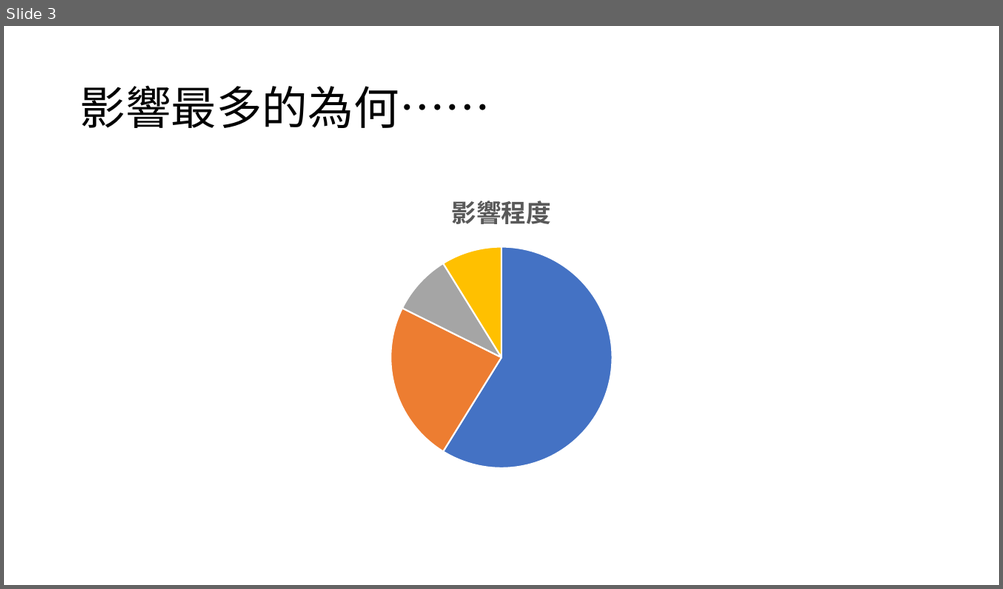
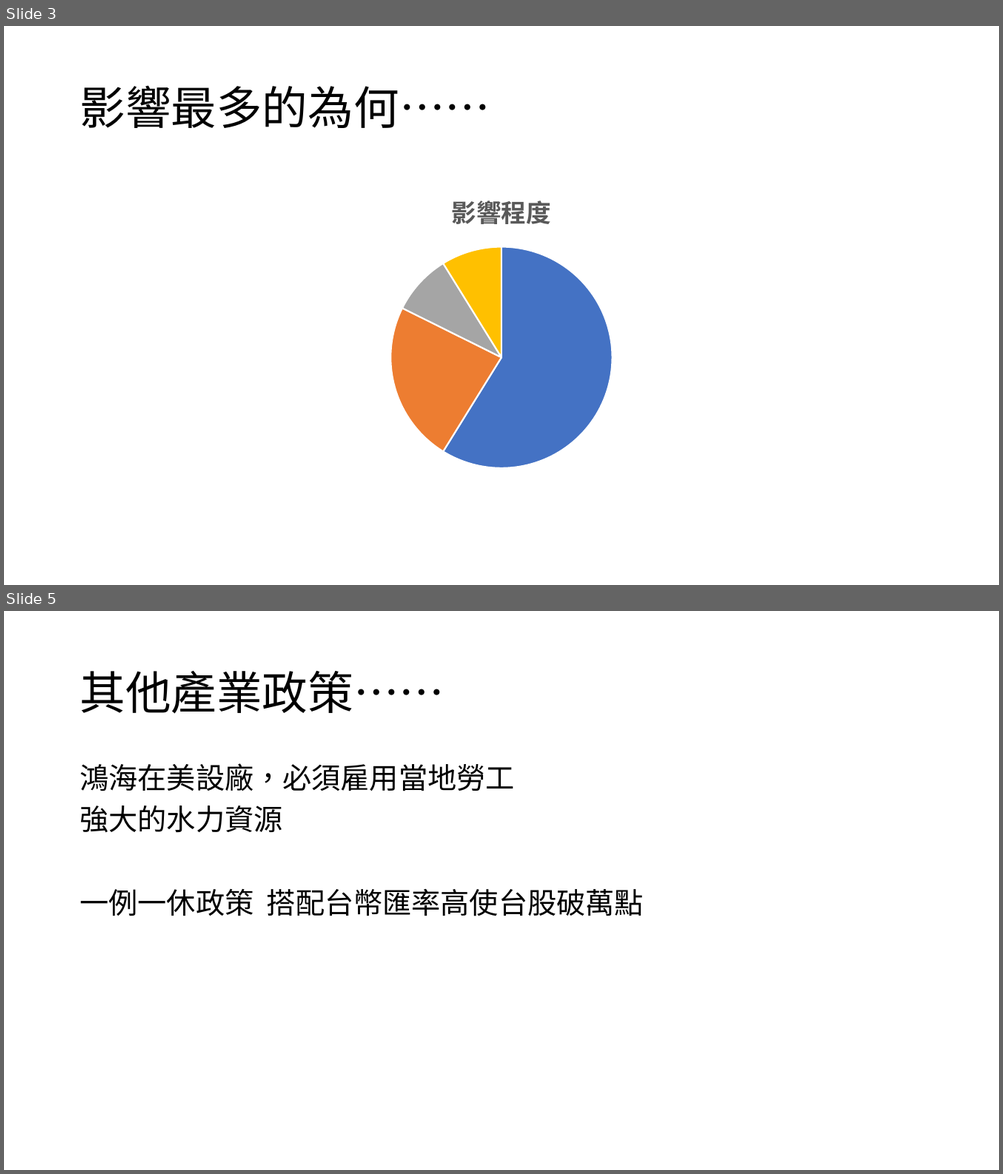
Before and after one commit to Jameswilson7788/school, a slide deck: 政府產業政策簡報.pptx. Shown one above the other, each under a label of ours: slide 3 before the commit, slides 3 and 5 after it; the slides between them are not shown. The pictures are 1003x589 and 1003x1174 pixels, drawn with LibreOffice and Linux fonts; fonts in the diff are those of the drawing. Boxes give left, top, right and bottom in pixels: in the first picture for what was removed or moved away, otherwise in the second. Text is boxed around its words. In the diff, an @@ line names an element or a change of style, - is before the commit and + after.

Commit message:
改進草稿 新增產業政策

```diff
--- a/政府產業政策簡報.pptx
+++ b/政府產業政策簡報.pptx
@@ slide 5 added at [4, 611, 999, 1170], background #FFFFFF @@
@@ title added at [79, 671, 444, 714], 44 pt, text #000000 @@
+其他產業政策……
@@ text added at [79, 763, 643, 917], 28 pt, text #000000 @@
+鴻海在美設廠，必須雇用當地勞工
+強大的水力資源
+一例一休政策 搭配台幣匯率高使台股破萬點
```
Also in this commit, not shown: 2 slides changed, 1 other slide added.
